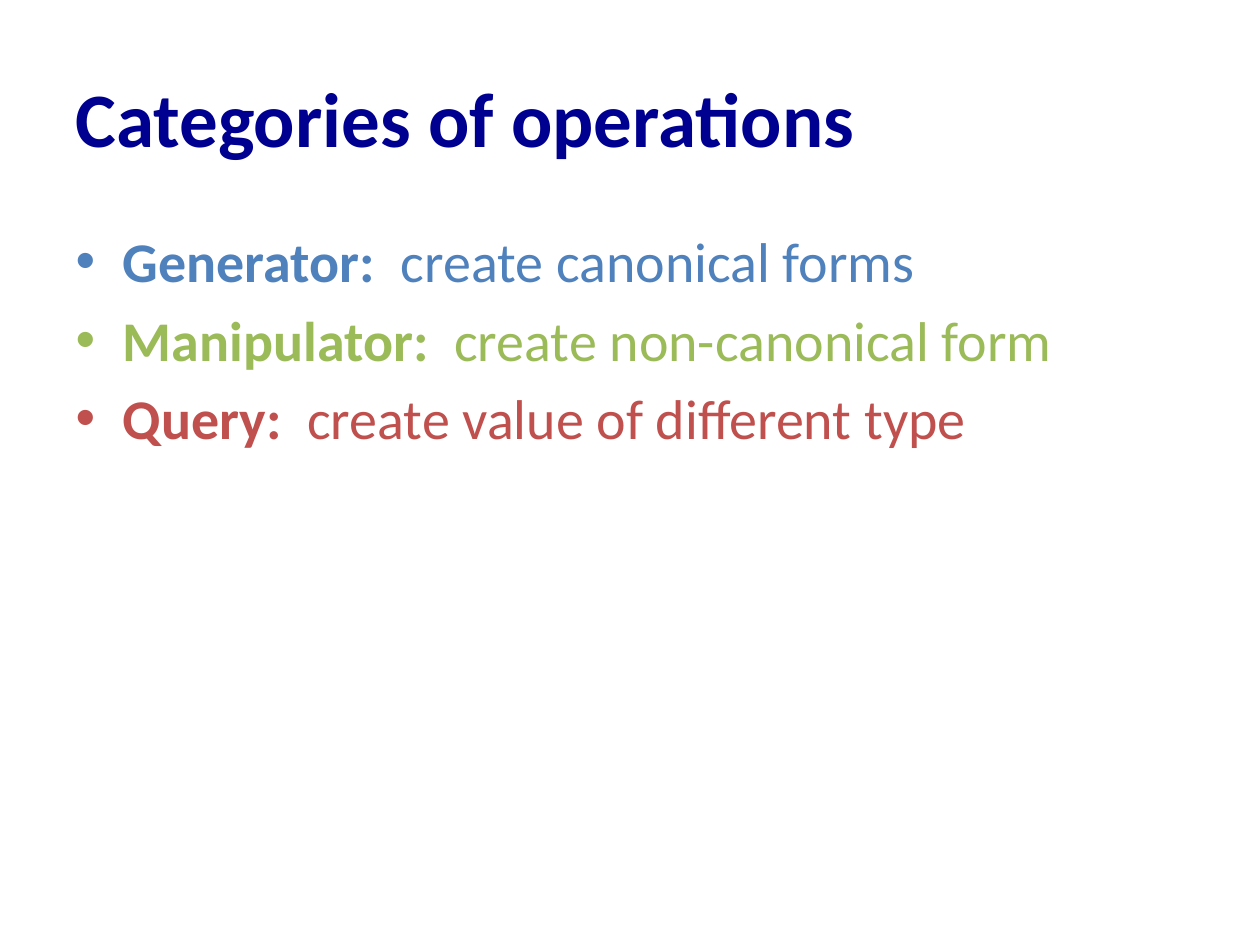
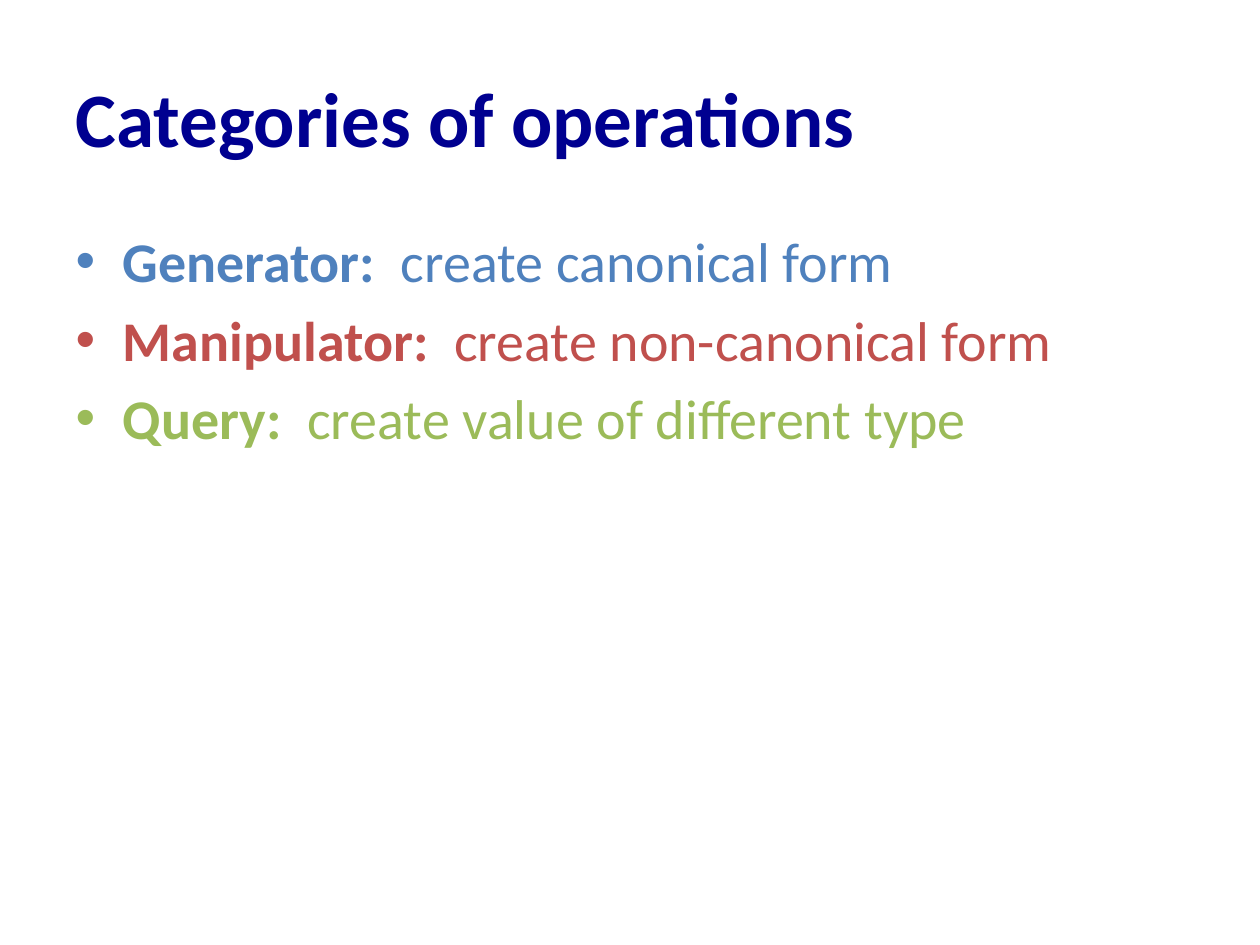
Before and after one commit to cs3110/materials-2019fa, a slide deck: slide 23 of 22-proofs3/lec.pptx (slide 22 before the commit). Drawn at 1260x945 pixels with LibreOffice and Linux fonts; fonts in the diff are those of the drawing. Boxes give left, top, right and bottom in pixels: in the first picture for what was removed or moved away, otherwise in the second. Text is boxed around its words. In the diff, an @@ line names an element or a change of style, - is before the commit and + after.

```diff
--- a/22-proofs3/lec.pptx
+++ b/22-proofs3/lec.pptx
@@ text at (123, 243, 893, 283): text changed @@
-• Generator: create canonical forms
+• Generator: create canonical form
@@ text at (123, 321, 1052, 448): text colour #9BBB59 to #C0504D in "Manipulator: create non-canonical form"; text colour #C0504D to #9BBB59 in "Query: create value of different type" @@
```
Also in this commit, not shown: 5 other slides changed, 1 other file.
